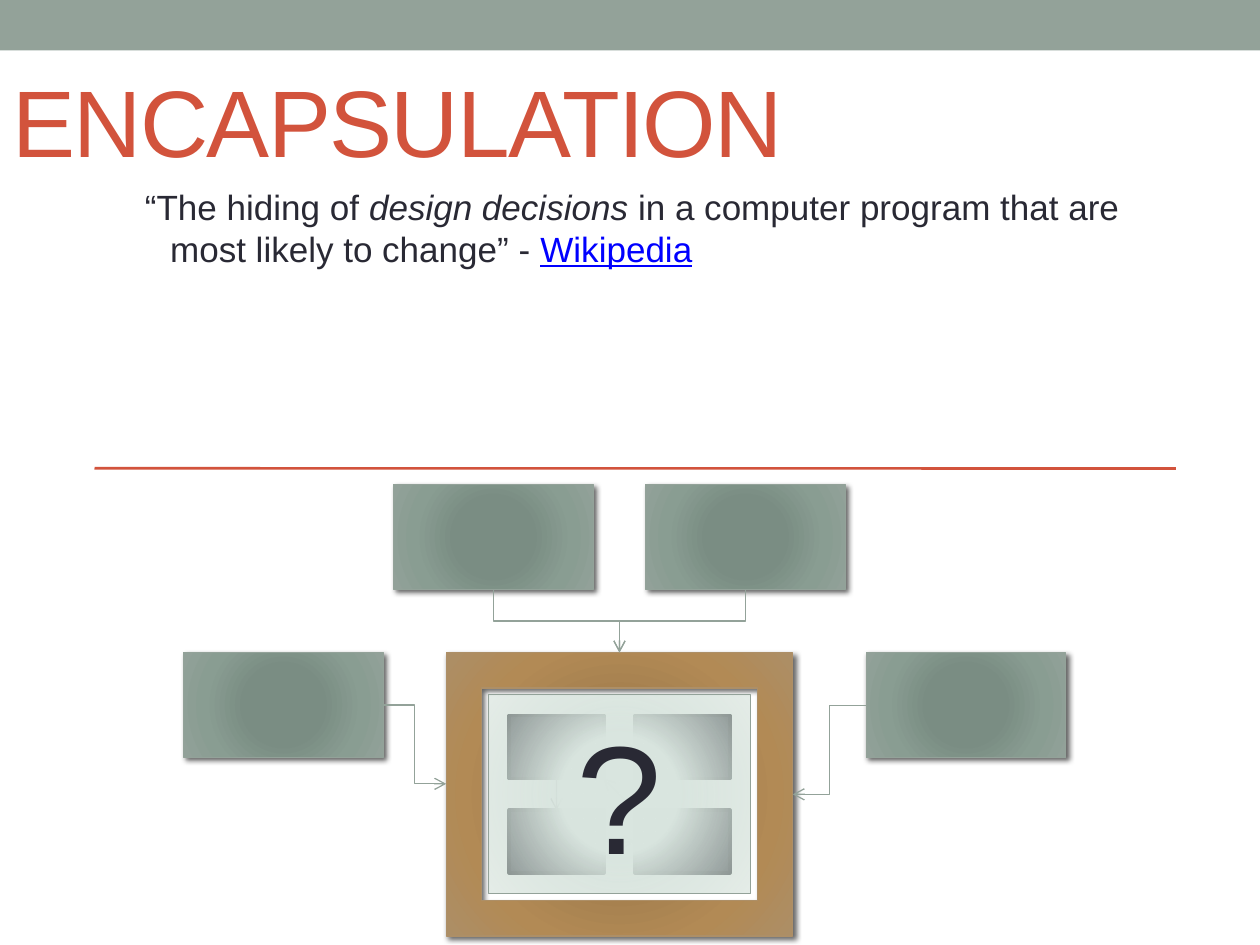
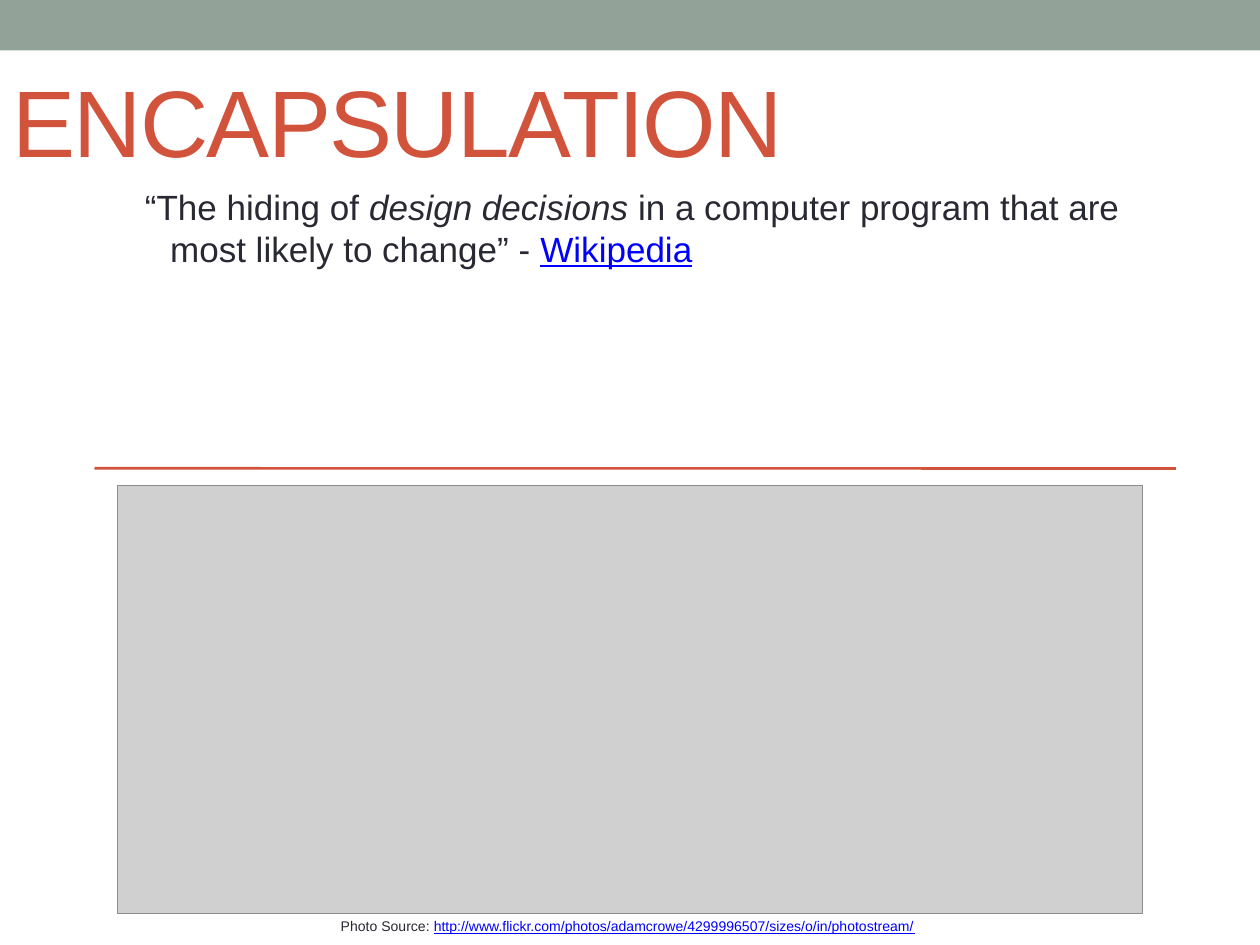
Before and after one commit to mxriverlynn/presentations-and-training, a slide deck: slide 5 of SOLID Principles - Step By Step Code/SOLID Principles Presentation.pptx. Drawn at 1260x945 pixels with LibreOffice and Linux fonts; fonts in the diff are those of the drawing; grey boxes stand for pictures. Boxes give left, top, right and bottom in pixels: in the first picture for what was removed or moved away, otherwise in the second. Text is boxed around its words. In the diff, an @@ line names an element or a change of style, - is before the commit and + after.

```diff
--- a/SOLID Principles - Step By Step Code/SOLID Principles Presentation.pptx
+++ b/SOLID Principles - Step By Step Code/SOLID Principles Presentation.pptx
@@ picture added at [117, 485, 1143, 912] @@
@@ group removed at [184, 485, 1066, 936]: 9 rectangles, 4 arrows, 4 elbow arrows, 1 frame @@
-?
@@ text added at [341, 921, 914, 934], 8 pt, text #0000FF, underline @@
+Photo Source: http://www.flickr.com/photos/adamcrowe/4299996507/sizes/o/in/photostream/
```
Also in this commit, not shown: 3 other slides changed, 1 slide removed.
